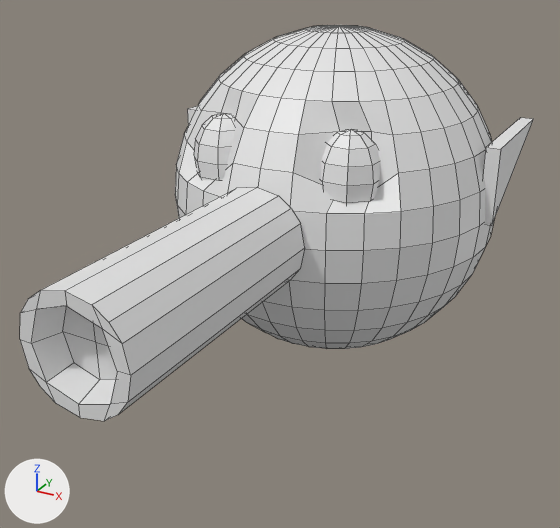
One commit to the OBJ model resources/models/boss.obj: the scene before it, then after it.
Both versions are drawn from a 50 mm lens placed at (1.96, -4.28, 1.55), pointed at (-0.07, -0.58, -0.3). The axes (+X, +Y, +Z) are drawn at lower left. The lights are the same throughout. Mesh edges are drawn as thin lines. Where no turn or scale is listed for an object, it has been applied to the vertices.
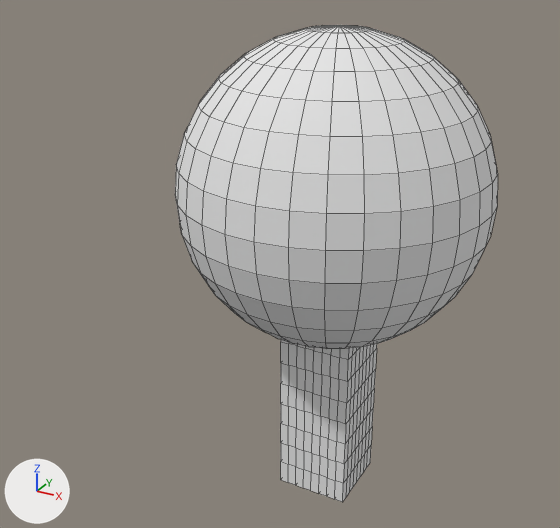
Where the change shows, as pixel boxes (x1, y1, x2, y2) in the pictures (560 x 528 px; the box of a moved part takes in the faces that stretch with it):
'Sphere', reshaped (37% narrower, 20% taller)
    before: (20, 25, 533, 421)
    after: (175, 25, 498, 502)
part 1 of me_sphere, added
    after: (281, 340, 377, 502)
part 2 of me_sphere, deleted
    before: (321, 129, 380, 205)
part 3 of me_sphere, deleted
    before: (194, 113, 235, 180)
part 4 of me_sphere, deleted
    before: (20, 187, 305, 421)
part 5 of me_sphere, deleted
    before: (483, 118, 533, 225)
part 6 of me_sphere, deleted
    before: (187, 106, 198, 125)
part 7 of me_sphere, moved or reshaped
    before: (290, 101, 401, 214)
    after: (289, 101, 401, 214)
part 8 of me_sphere, moved or reshaped
    before: (179, 83, 259, 197)
    after: (179, 83, 259, 199)

The change, as a list of edits to the scene's bpy script:
```text
Add mat_material_001:
    mat_material_001 = principled_material('Material.001')
    mat_material_001.base_color = (0.8, 0.8, 0.8)  # white #e7e7e7
    mat_material_001.roughness = 1.0
Change me_sphere:
    used by ob_sphere; location = (0.0, 0.0, 0.0)
    verts and faces of me_sphere; kept vertices keep their numbers, new ones are numbered from 659
    before: 194 (0.46, -0.57, 0.56) at pixel (371, 131), 195 (0.51, -0.65, 0.26), 209 (0.32, -0.65, 0.56) at pixel (339, 131), 210 (0.35, -0.74, 0.26)
    before: 269 (-0.32, -0.65, 0.56) at pixel (235, 118), 270 (-0.35, -0.74, 0.26), 284 (-0.46, -0.57, 0.56) at pixel (220, 112), 285 (-0.51, -0.65, 0.26)
    remove me_sphere.from_pydata(...)  # 659 vertices, 690 faces; spans x -1.03..1.03, y -2.37..1.0, z -1.0..1.0
    add me_sphere.from_pydata(...)  # 868 vertices, 896 faces; spans x -1.0..1.0, y -1.0..1.0, z -2.19..1.0
    me_sphere part 1: a new loose piece of 386 vertices spanning x -0.25..0.25, y -0.25..0.25, z -2.19..-0.87, in mat_material_001 (white #e7e7e7)
    me_sphere part 2: the loose piece of 58 vertices spanning x 0.21..0.55, y -0.82..-0.47, z 0.08..0.57 is deleted
    me_sphere part 3: the loose piece of 58 vertices spanning x -0.57..-0.22, y -0.82..-0.47, z 0.08..0.57 is deleted
    me_sphere part 4: the loose piece of 49 vertices spanning x -0.28..0.28, y -2.37..-0.96, z -0.27..0.29 is deleted
    me_sphere part 5: the loose piece of 6 vertices spanning x 0.95..1.03, y -0.11..0.7, z -0.01..0.43 is deleted
    me_sphere part 6: the loose piece of 6 vertices spanning x -1.03..-0.95, y -0.11..0.7, z -0.01..0.43 is deleted
    me_sphere part 7
    add verts[194] = (0.46, -0.69, 0.56)  # moved, pixel (362, 136)
    add verts[209] = (0.32, -0.77, 0.56)  # moved, pixel (329, 136)
    add verts[195] = (0.51, -0.77, 0.38)  # moved, pixel (363, 175)
    add verts[210] = (0.35, -0.85, 0.38)  # moved, pixel (327, 174)
    me_sphere part 8
    add verts[269] = (-0.32, -0.77, 0.56)  # moved, pixel (223, 122)
    add verts[284] = (-0.46, -0.69, 0.56)  # moved, pixel (209, 116)
    add verts[270] = (-0.35, -0.85, 0.38)  # moved, pixel (210, 156)
    add verts[285] = (-0.51, -0.77, 0.38)  # moved, pixel (195, 148)
    add me_sphere.materials.append(mat_material_001)  # white #e7e7e7
```
